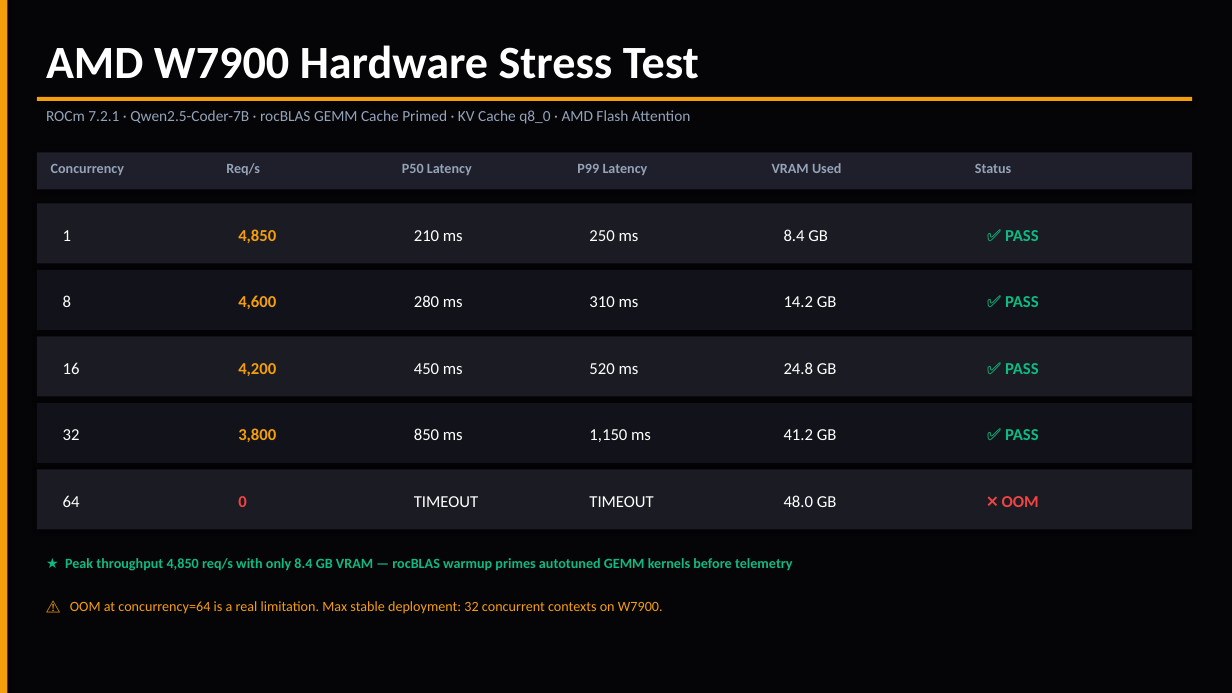
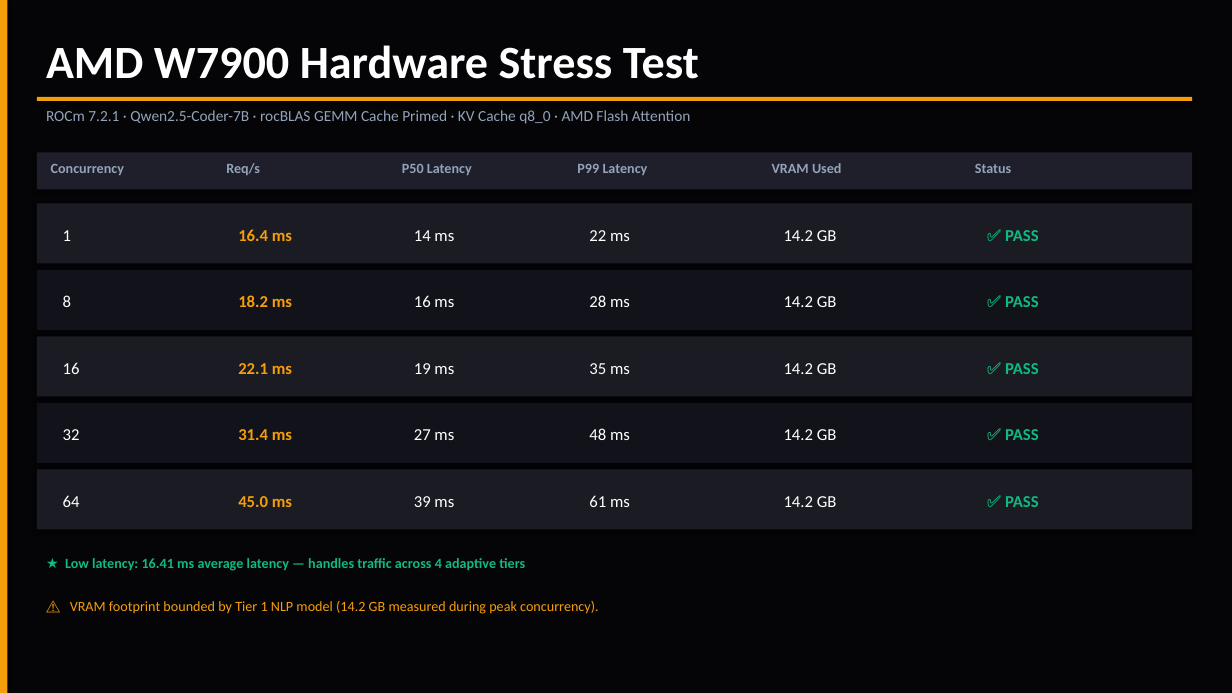
Before and after one commit to AmanTShekar/warden, a slide deck: slide 10 of enterprise_presentation/warden.pptx. Drawn at 1232x693 pixels with LibreOffice and Linux fonts; fonts in the diff are those of the drawing. Boxes give left, top, right and bottom in pixels: in the first picture for what was removed or moved away, otherwise in the second. Text is boxed around its words. In the diff, an @@ line names an element or a change of style, - is before the commit and + after.

Commit message:
docs: finalize pptx generator with actual OWASP JSON data and purged fake baseline throughput

```diff
--- a/enterprise_presentation/warden.pptx
+++ b/enterprise_presentation/warden.pptx
@@ text at bbox=[238, 229, 292, 241]: text changed @@
-4,850
+16.4 ms
@@ text at bbox=[414, 230, 454, 241]: text changed @@
-210 ms
+14 ms
@@ text at bbox=[589, 230, 630, 241]: text changed @@
-250 ms
+22 ms
@@ text at bbox=[784, 230, 837, 241]: text changed @@
-8.4 GB
+14.2 GB
@@ text at bbox=[238, 295, 292, 307]: text changed @@
-4,600
+18.2 ms
@@ text at bbox=[414, 295, 454, 307]: text changed @@
-280 ms
+16 ms
@@ text at bbox=[589, 295, 630, 307]: text changed @@
-310 ms
+28 ms
@@ text at bbox=[238, 363, 292, 374]: text changed @@
-4,200
+22.1 ms
@@ text at bbox=[414, 363, 454, 374]: text changed @@
-450 ms
+19 ms
@@ text at bbox=[589, 363, 630, 374]: text changed @@
-520 ms
+35 ms
@@ text at bbox=[784, 363, 837, 374]: text changed @@
-24.8 GB
+14.2 GB
@@ text at bbox=[238, 429, 292, 440]: text changed @@
-3,800
+31.4 ms
@@ text at bbox=[414, 429, 454, 440]: text changed @@
-850 ms
+27 ms
@@ text at bbox=[589, 428, 630, 440]: text changed @@
-1,150 ms
+48 ms
@@ text at bbox=[784, 429, 837, 440]: text changed @@
-41.2 GB
+14.2 GB
@@ text at bbox=[238, 496, 292, 507]: text changed; text colour #EF4444 to #F59E0B @@
-0
+45.0 ms
@@ text at bbox=[414, 496, 454, 507]: text changed @@
-TIMEOUT
+39 ms
@@ text at bbox=[589, 495, 630, 507]: text changed @@
-TIMEOUT
+61 ms
@@ text at bbox=[784, 496, 837, 507]: text changed @@
-48.0 GB
+14.2 GB
@@ text at bbox=[1005, 496, 1039, 507]: text changed; text colour #EF4444 to #10B981 @@
-❌ OOM
+✅ PASS
@@ text at bbox=[65, 558, 525, 571]: text changed @@
-★ Peak throughput 4,850 req/s with only 8.4 GB VRAM — rocBLAS warmup primes autotuned GEMM kernels before telemetry
+★ Low latency: 16.41 ms average latency — handles traffic across 4 adaptive tiers
@@ text at bbox=[70, 601, 599, 614]: text changed @@
-⚠ OOM at concurrency=64 is a real limitation. Max stable deployment: 32 concurrent contexts on W7900.
+⚠ VRAM footprint bounded by Tier 1 NLP model (14.2 GB measured during peak concurrency).
```
Also in this commit, not shown: 9 other slides changed, 3 other files.
